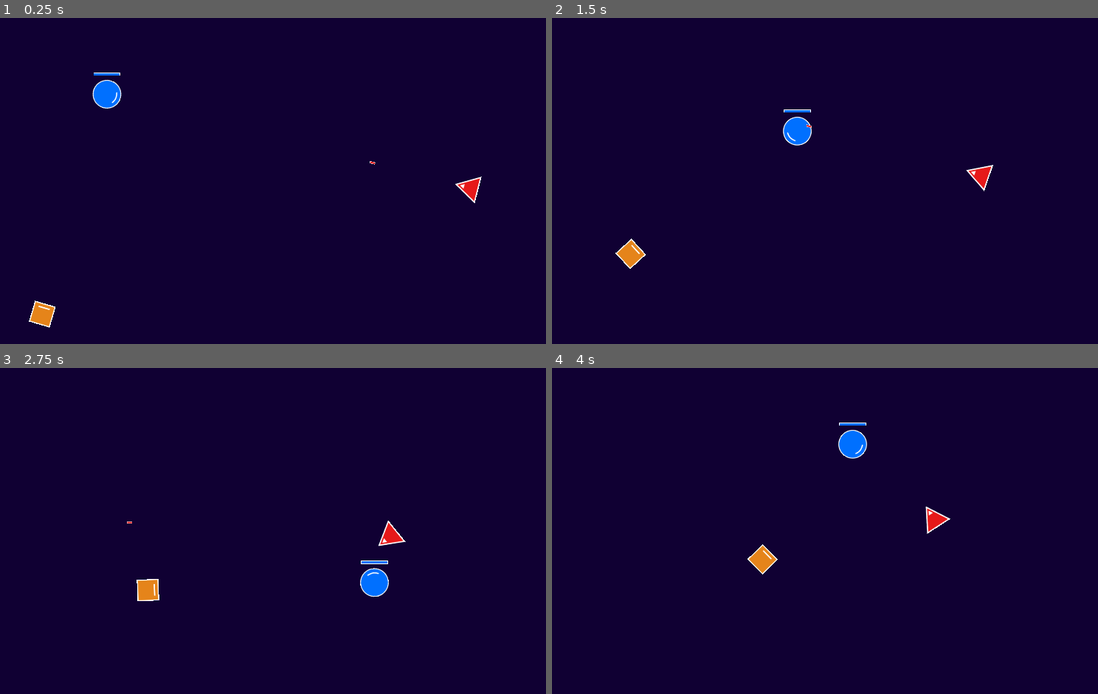
Above: before the commit, frames 1-4 (two rows, left to right).
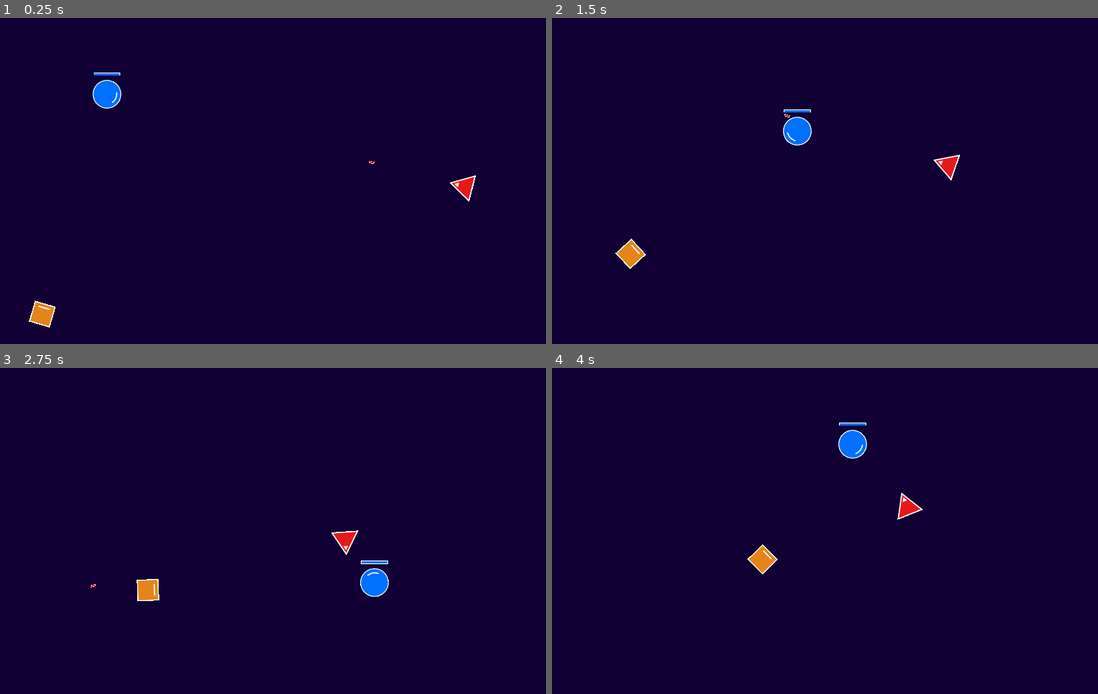
Above: after the commit, the same moments.

Repository: eduardojunio/arena-blaster
Game: Godot game, scene res://scenes/main.tscn
Two runs of this game, one before a commit and one after it. Both use one fixed random seed, a clock stepped at 60 frames per second and the inputs below.
Inputs (mouse positions are in pixels of both pictures, inside the frame that each line leads up to):
- Up to frame 1 (0.25 s): no input
- Up to frame 2 (1.5 s): move the mouse to (977, 161) at 0.52 s; hold D (right) 0.53-1.28 s; click (977, 161) at 0.67 s; move the mouse to (726, 197) at 1.27 s; hold Down (down) from 1.28 s (still down)
- Up to frame 3 (2.75 s): move the mouse to (354, 456) at 2.02 s; release Down (down) at 2.03 s; hold D (right) from 2.03 s (still down)
- Up to frame 4 (4 s): move the mouse to (819, 596) at 2.77 s; release D (right) at 2.78 s; hold Up (up) 2.78-3.53 s; click (819, 596) at 2.92 s; move the mouse to (1021, 579) at 3.52 s; hold Left (left) from 3.53 s (still down)

The runs differ from the first frame. In frame 1, 0.2% of the frame differs, in the area x 67-89%, y 43-57%; in frame 2, 0.4%, in the area x 42-81%, y 29-54%; in frame 3, 0.4%; in frame 4, 0.4%.

Commit message:
Remove duplication from enemy classes

Diff:
--- a/scripts/enemy-basic.gd
+++ b/scripts/enemy-basic.gd
@@ -1,25 +1,26 @@
-extends CharacterBody2D
+class_name EnemyBasic extends CharacterBody2D
 
 @export var player: Node2D
-@export var speed = 125
+@export var speed = 125 # in pixels per second
+
+var rotation_step = 0.1 # how fast it rotates towards the player
+var distance_to_keep_from_player = 100
 
 func _ready():
 	rotation = get_player_direction().angle()
 
 func _physics_process(delta):
 	velocity = get_player_direction() * speed
-	rotation = lerp_angle(rotation, get_player_direction().angle(), 0.1)
-	if get_player_distance() > 100:
+	rotation = lerp_angle(rotation, get_player_direction().angle(), rotation_step)
+	if get_player_distance() > distance_to_keep_from_player:
 		move_and_slide()
 
-# TODO: Duplication
 func get_player_direction():
 	return get_direction(player.get_sprite_position())
 
 func get_player_distance():
 	return get_distance(player.get_sprite_position())
 
-# TODO: Duplication
 func get_direction(target_position):
 	return (target_position - global_position).normalized()
 
--- a/scripts/enemy-shooter.gd
+++ b/scripts/enemy-shooter.gd
@@ -1,31 +1,18 @@
-extends CharacterBody2D
+extends EnemyBasic
 
-@export var player: Node2D
 @export var bullet: PackedScene
-@export var speed = 75 # in pixels per second
 @export var bullet_speed = 750
 
 @onready var cooldown: Timer = $Cooldown
 @onready var sprite: Sprite2D = $Sprite2D
 
-func _ready():
-	rotation = get_direction_to_player().angle()
+func _physics_process(delta):
+	super(delta)
+	shoot()
 
-func _physics_process(delta):
-	shoot()
-	velocity = get_direction_to_player() * speed
-	rotation = lerp_angle(rotation, get_direction_to_player().angle(), 0.05)
-	if global_position.distance_to(player.global_position) < 100:
-		return
-	move_and_slide()
+func get_size():
+	return sprite.get_rect().size
 
-func get_direction_to_player():
-	return get_direction(player.global_position)
-
-func get_direction(target_position):
-	return (target_position - global_position).normalized()
-
-# TODO: Duplication
 func shoot():
 	if not cooldown.is_stopped():
 		return
@@ -43,6 +30,3 @@
 	bullet_instance.global_position = global_position + sprite_offset + bullet_size_offset + extra_offset
 
 	cooldown.start()
-
-func get_size():
-	return sprite.get_rect().size
